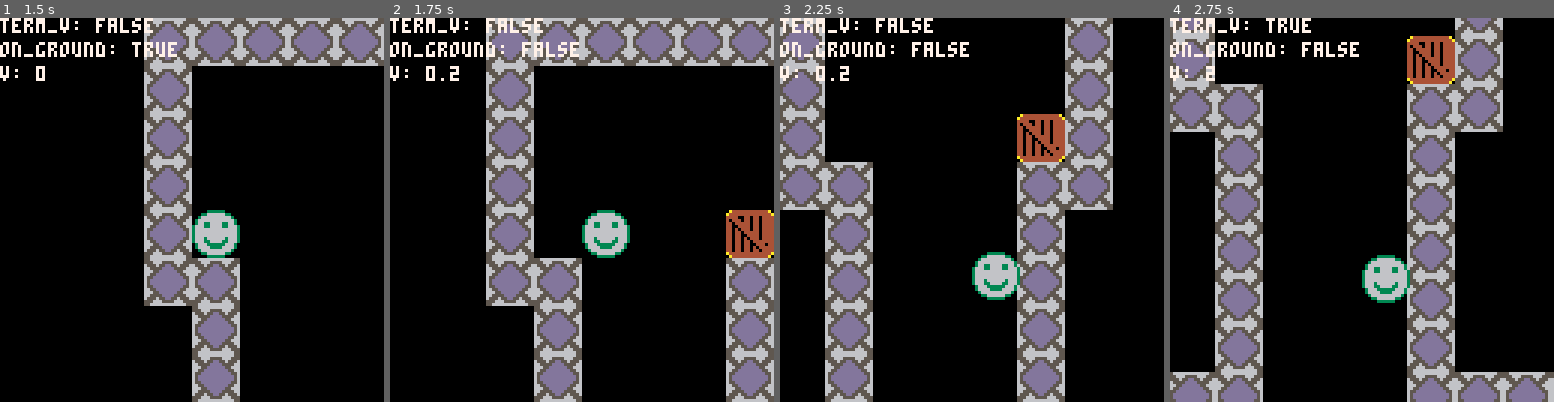
Above: before the commit, frames 1-4 (left to right).
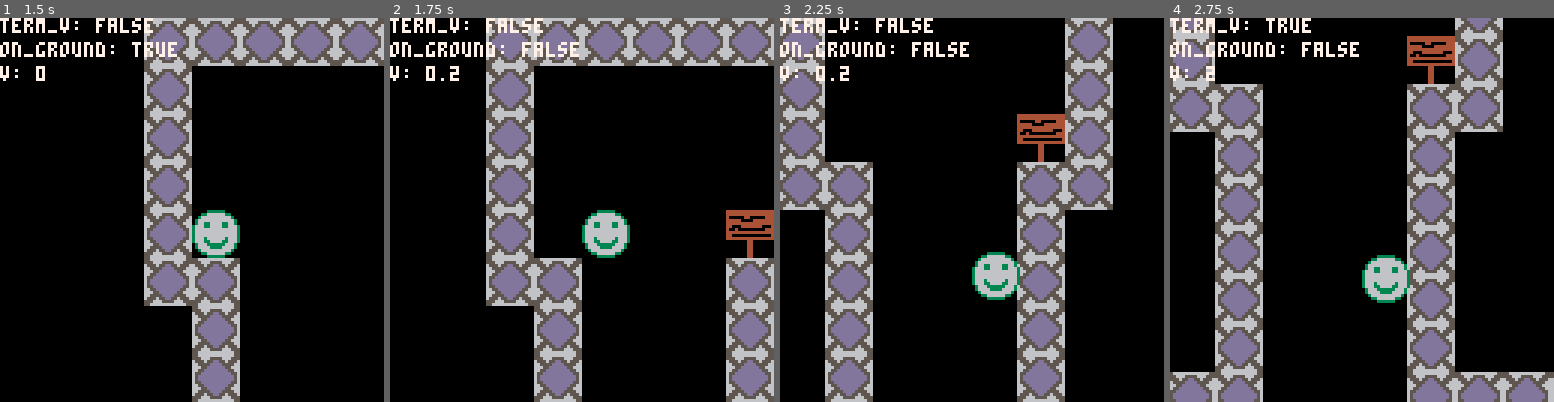
Above: after the commit, the same moments.

Repository: alixnovosi/boxventure
Game: PICO-8 cartridge boxventure.p8
Same seed, same stepped clock (60 frames per second), same inputs: the game is played once before the commit and once after it.
Inputs:
- Up to frame 1 (1.5 s): tap X (X key) at 0.33, 1.07 s; tap O (Z key) at 0.7 s
- Up to frame 2 (1.75 s): hold Right from 1.6 s (still down); tap O (Z key) at 1.7 s
- Up to frame 3 (2.25 s): tap X (X key) at 1.85 s; release Right at 2.1 s; tap O (Z key) at 2.1 s; hold Up from 2.15 s (still down)
- Up to frame 4 (2.75 s): release Up at 2.42 s; hold Right from 2.47 s (still down); tap O (Z key) at 2.5 s

Frame 1 is identical in both runs. In frame 2, 0.7% of the frame differs, in the area x 87-100%, y 50-63%; in frame 3, 0.7%; in frame 4, 0.7%.

Commit message:
I don't understand why this doesn't work

Diff:
--- a/boxventure.p8
+++ b/boxventure.p8
@@ -11,13 +11,15 @@
 -- 5 'x'
 
 function update_camera_pos()
+    camera_move_speed = 2
+
     -- todo think more about camera windows
     camera_obj.x = player.x - camera_offset
 
     if (camera_obj.y + camera_offset) - player.y > cell_size then
-        camera_obj.y -= 2
+        camera_obj.y -= camera_move_speed
     elseif player.y - (camera_obj.y + camera_offset) > cell_size then
-        camera_obj.y += 2
+        camera_obj.y += camera_move_speed
     end
 end
 
@@ -128,6 +130,7 @@
 end
 
 function handle_use()
+    -- TODO make fuzzy
     col = to_cell(flr(player.x + player.width / 2))
     row = to_cell(flr(player.y + player.height / 2))
 
@@ -136,6 +139,8 @@
         run_credits()
     elseif fget(mget(col, row), 2) then
         touch_object(col, row)
+    elseif mget(col, row) == 37 then
+        read_sign(col, row)
     end
 end
 
@@ -149,11 +154,38 @@
         for box in all(level.boxes) do
             if box.x == x and box.y == y then
             end
-
-
-
-        end
-    end
+        end
+    end
+end
+
+-- this function will be easier if it always gets the upper-left col/row
+function read_sign(col, row)
+    text_offset = 4
+    textbox_pos = {
+        x0 = camera_obj.x + camera_offset,
+        y0 = camera_obj.x + camera_offset + 15,
+        x1 = camera_obj.x + camera_offset + 30,
+        x1 = camera_obj.x + camera_offset + 256,
+    }
+
+    rectfill(0, 0, 1000, 1000, 9)
+    x_collision = {}
+    for x=player.x, player.x+30 do
+        for y=player.y, player.y+30 do
+            add(player.x_collision, {x=x, y=y})
+        end
+    end
+
+    for pixel in all(x_collision) do
+        circfill(pixel.x, pixel.y, 0, 9)
+    end
+    rectfill(player.x-2, player.y-2, player.x+30, player.y+30, 9)
+    print(textbox_pos.x0 + text_offset, textbox_pos.y0 + text_offset,
+    "This is a text box")
+
+    debug_update("textbox_pos.x0", textbox_pos.x0)
+    debug_update("debug", camera_obj.x + camera_offset)
+
 end
 
 function run_credits()
@@ -338,7 +370,7 @@
     player.y = level.starty
 end
 
-function draw_boxes()
+function draw_objects()
     box_sprite = 5
     for box in all(level.boxes) do
         add_to_map(box.x, box.y, box_sprite)
@@ -346,6 +378,11 @@
 
     -- bigh
     add_to_map(1, 25, 7, 8)
+
+    sign_sprite = 37
+    for sign in all(level.signs) do
+        add_to_map(sign.x, sign.y, sign_sprite)
+    end
 end
 
 -- wrapped mset to dedupe code and handle large-scale sprites
@@ -415,7 +452,7 @@
         cls()
         draw_map()
         draw_player()
-        draw_boxes()
+        draw_objects()
         draw_debug()
     else
         draw_credits()
@@ -430,6 +467,7 @@
     done = false
 
     camera_offset = cell_size * 4
+    textbox_offset = -camera_offset
 
     -- flag reference
     -- 0 collision
@@ -449,11 +487,16 @@
         mapx = 0,
         mapy = 0,
         debug = true,
-        boxes = {
+
+        -- these coordinates in cell_size cells
+        signs = {
             {
                 x = 11,
                 y = 14,
+                text = "This is a test sign.",
             },
+        },
+        boxes = {
             {
                 x = 11,
                 y = 26,
@@ -530,22 +573,22 @@
 000000006555655dd556555603777677776777304404404404404444444444666666666446666666664466666666644666444666444444444444444400000000
 0000000055566655556665550377767777677730a44444444444444a444444666444666444446664444466644444444666444666444444444444444400000000
 00000000556666666666665503776667776777300a444444444444a0444444666444666444446664444466644444444666444666444444444444444400000000
-00000000000003333330000000000666666000000000000000000000444444666444664444446664444466644444444666444666444444444444444400000000
-00000000000336666663300000066666667770000000000000000000444444666666644444446664444466644666644666666666444444444444444400000000
-00000000003666666666630000666666677777000000000000000000444444666666644444446664444466644666644666666666444444444444444400000000
-00000000036666666666663006666666677777700000000000000000444444666666644444446664444466644666644666666666444444444444444400000000
-00000000036633666633663006666666677777700000000000000000444444666444664444446664444466644466644666444666444444444444444400000000
-00000000366633666633666366666666667777760000000000000000444444666444666444446664444466644466644666444666444444444444444400000000
-00000000366666666666666366666666666777660000000000000000444444666444666444446664444466644466644666444666444444444444444400000000
-00000000366666666666666366666666666666660000000000000000444444666666666446666666664466666666644666444666444444444444444400000000
-00000000366666666666666366666666666666660000000000000000444444666666666446666666664466666666644666444666444444444444444400000000
-00000000366636666663666366666666666666660000000000000000444444666666666446666666664466666666644666444666444444444444444400000000
-00000000366633666633666366666666666666660000000000000000444444444444444444444444444444444444444444444444444444444444444400000000
-00000000036663333336663006666666666666600000000000000000444444444444444444444444444444444444444444444444444444444444444400000000
-00000000036666333366663006666666666666600000000000000000444444444444444444444444444444444444444444444444444444444444444400000000
-00000000003666666666630000666666666666000000000000000000444444444444444444444444444444444444444444444444444444444444444400000000
-00000000000336666663300000066666666660000000000000000000444444444444444446666666664446666666664466644466644444444444444400000000
-00000000000003333330000000000666666000000000000000000000444444444444444446666666664446666666664466644466644444444444444400000000
+00000000000003333330000000000666666000004444444444444444444444666444664444446664444466644444444666444666444444444444444400000000
+00000000000336666663300000066666667770004444444444444444444444666666644444446664444466644666644666666666444444444444444400000000
+00000000003666666666630000666666677777004000004400000444444444666666644444446664444466644666644666666666444444444444444400000000
+00000000036666666666663006666666677777704444400004444444444444666666644444446664444466644666644666666666444444444444444400000000
+00000000036633666633663006666666677777704444444444444444444444666444664444446664444466644466644666444666444444444444444400000000
+00000000366633666633666366666666667777764400044444440004444444666444666444446664444466644466644666444666444444444444444400000000
+00000000366666666666666366666666666777664004000000000444444444666444666444446664444466644466644666444666444444444444444400000000
+00000000366666666666666366666666666666664444444444444444444444666666666446666666664466666666644666444666444444444444444400000000
+00000000366666666666666366666666666666664400000000000004444444666666666446666666664466666666644666444666444444444444444400000000
+00000000366636666663666366666666666666664444444444444444444444666666666446666666664466666666644666444666444444444444444400000000
+00000000366633666633666366666666666666660000000440000000444444444444444444444444444444444444444444444444444444444444444400000000
+00000000036663333336663006666666666666600000000440000000444444444444444444444444444444444444444444444444444444444444444400000000
+00000000036666333366663006666666666666600000000440000000444444444444444444444444444444444444444444444444444444444444444400000000
+00000000003666666666630000666666666666000000000440000000444444444444444444444444444444444444444444444444444444444444444400000000
+00000000000336666663300000066666666660000000000440000000444444444444444446666666664446666666664466644466644444444444444400000000
+00000000000003333330000000000666666000000000000440000000444444444444444446666666664446666666664466644466644444444444444400000000
 00000000000000000000000000000000000000000000000000000000444444444444444446666666664446666666664466644466644444444444444400000000
 00000000000000000000000000000000000000000000000000000000444444444444444446664446664446664446664444466644444444444444444400000000
 00000000000000000000000000000000000000000000000000000000444444444444444446664446664446664446664444466644444444444444444400000000
@@ -792,8 +835,8 @@
 0000000000000000000000000000000000000000000000000000000000000000000000000000000000000000000000000000000000000000000000000000000000000000000000000000000000000000000000000000000000000000000000000000000000000000000000000000000000000000000000000000000000000000
 0000000000000000000000000000000000000000000000000000000000000000000000000000000000000000000000000000000000000000000000000000000000000000000000000000000000000000000000000000000000000000000000000000000000000000000000000000000000000000000000000000000000000000
 0000000000000000000000000000000000000000000000000000000000000000000000000000000000000000000000000000000000000000000000000000000000000000000000000000000000000000000000000000000000000000000000000000000000000000000000000000000000000000000000000000000000000000
-0000000000000000000000250000002600000000000000000000000000000102010201020102010201020102010201020102010201020102010200000000000000000000000000000000000000000000000000000000000000000000000000000000000000000000000000000000000000000000000000000000000000000000
-0000000000000000000000350000003600000000000000000000000000001112111211121112111211121112111211121112111211121112111200000000000000000000000000000000000000000000000000000000000000000000000000000000000000000000000000000000000000000000000000000000000000000000
+0000000000000000000000000000000000000000000000000000000000000102010201020102010201020102010201020102010201020102010200000000000000000000000000000000000000000000000000000000000000000000000000000000000000000000000000000000000000000000000000000000000000000000
+0000000000000000000000000000000000000000000000000000000000001112111211121112111211121112111211121112111211121112111200000000000000000000000000000000000000000000000000000000000000000000000000000000000000000000000000000000000000000000000000000000000000000000
 0000000000000000000000000000000000000000000000000000000000000102000000000000000000000000000000000000000000000000010200000000000000000000000000000000000000000000000000000000000000000000000000000000000000000000000000000000000000000000000000000000000000000000
 0000000000000000000000000000000000000000000000000000000000001112000000000000000000000000000000000000000000000000111200000000000000000000000000000000000000000000000000000000000000000000000000000000000000000000000000000000000000000000000000000000000000000000
 0000000000000000000000000102010201020102010201020102000000000102000000000000000000000000000000000000000000000000010200000000000000000000000000000000000000000000000000000000000000000000000000000000000000000000000000000000000000000000000000000000000000000000
@@ -806,135 +849,135 @@
 0000000000000000000000001112000000000000000000001112000000001112000000000000000000000000000000000000000000000000111200000000000000000000000000000000000000000000000000000000000000000000000000000000000000000000000000000000000000000000000000000000000000000000
 0000000000000000000000000102000000000000000000000102000000000102000000000000000000000000000000000000000000000000010200000000000000000000000000000000000000000000000000000000000000000000000000000000000000000000000000000000000000000000000000000000000000000000
 0000000000000000000000001112000000000000000000001112000000001112000000000000000000000000000000000000000000000000111200000000000000000000000000000000000000000000000000000000000000000000000000000000000000000000000000000000000000000000000000000000000000000000
-0000000000000000000000000102010200000000000001020102000000000102000000000000000000000000000000000000000000000000010200000000000000000000000000000000000000000000000000000000000000000000000000000000000000000000000000000000000000000000000000000000000000000000
-0000000000000000000000001112111200000000000011121112000000001112000000000000000000000000000000000000000000000000111200000000000000000000000000000000000000000000000000000000000000000000000000000000000000000000000000000000000000000000000000000000000000000000
-…(130 lines of a section not shown)…
+0000000000000000000000000102010200000000000001020102000000000102000000000000000000000000000000000000000025260000010200000000000000000000000000000000000000000000000000000000000000000000000000000000000000000000000000000000000000000000000000000000000000000000
+0000000000000000000000001112111200000000000011121112000000001112000000000000000000000000000000000000000035360000111200000000000000000000000000000000000000000000000000000000000000000000000000000000000000000000000000000000000000000000000000000000000000000000
+…(130 lines of a section not shown)…
